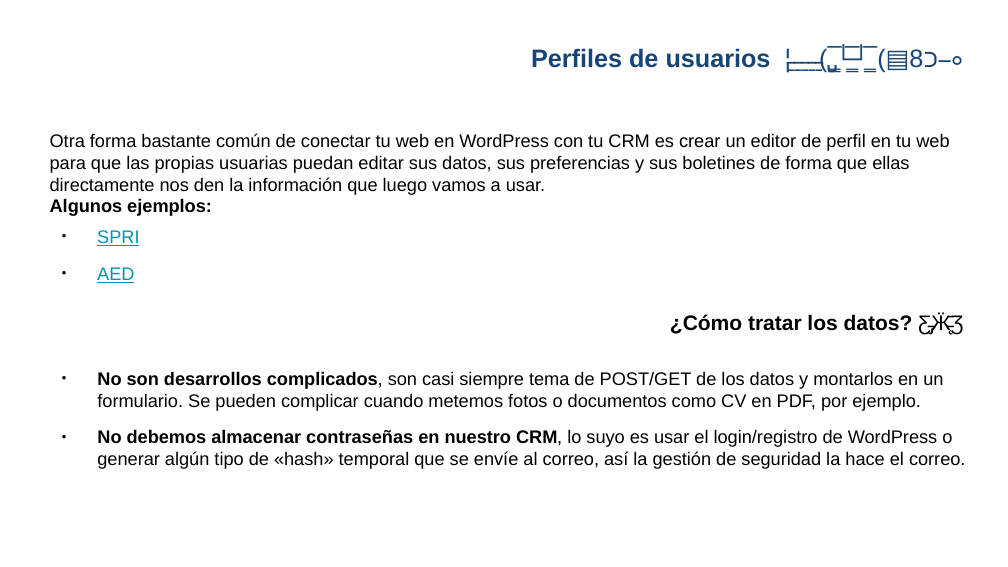
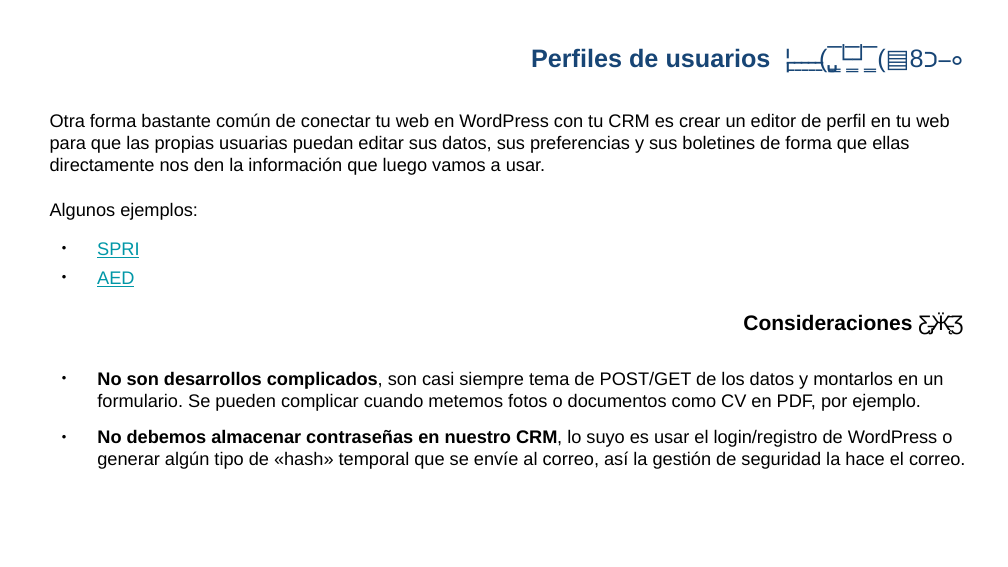
Before and after one commit to gwannon/WordCampBilbao2025, a slide deck: slide 12 of WCBIO25_Jorge-Monclus.pptx (slide 14 before the commit). Drawn at 1008x567 pixels with LibreOffice and Linux fonts; fonts in the diff are those of the drawing; background and template pictures are left out. Boxes give left, top, right and bottom in pixels: in the first picture for what was removed or moved away, otherwise in the second. Text is boxed around its words. In the diff, an @@ line names an element or a change of style, - is before the commit and + after.

Commit message:
Más contenido para el ppt

```diff
--- a/WCBIO25_Jorge-Monclus.pptx
+++ b/WCBIO25_Jorge-Monclus.pptx
@@ text "Otra forma bastante común de ...": place and size @@
-text "Otra forma bastante común de ..." at [50,133,949,283]
+text "Otra forma bastante común de ..." at [50,113,949,287]
@@ text "Otra forma bastante común de ..." at [50,113,949,287]: bold off in "Algunos ejemplos:"; more space between paragraphs; less space between paragraphs @@
@@ text at [743,314,963,335]: text changed @@
-¿Cómo tratar los datos? Ƹ̵̡Ӝ̵̨̄Ʒ
+Consideraciones Ƹ̵̡Ӝ̵̨̄Ʒ
```
Also in this commit, not shown: 2 slides removed, 1 other file.
